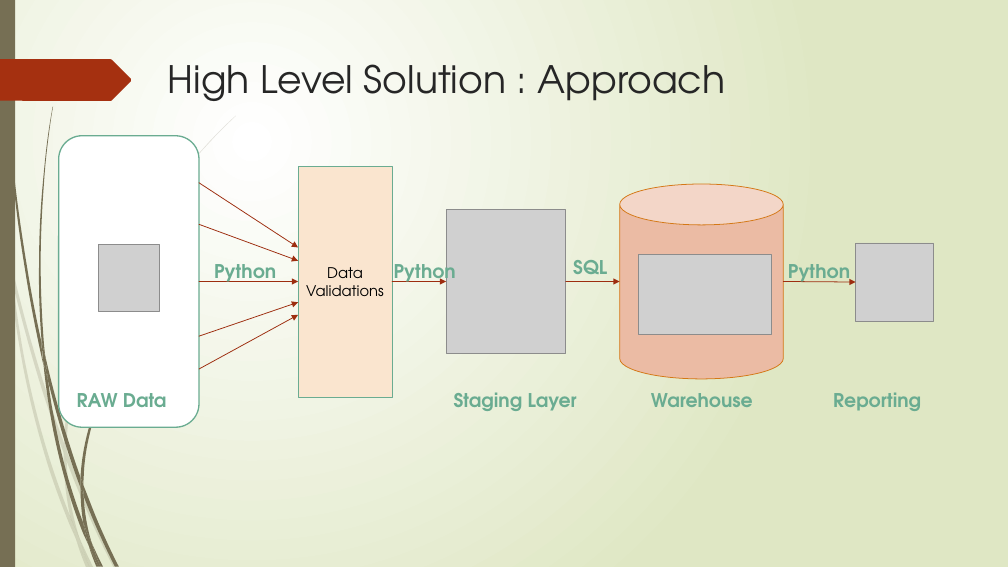
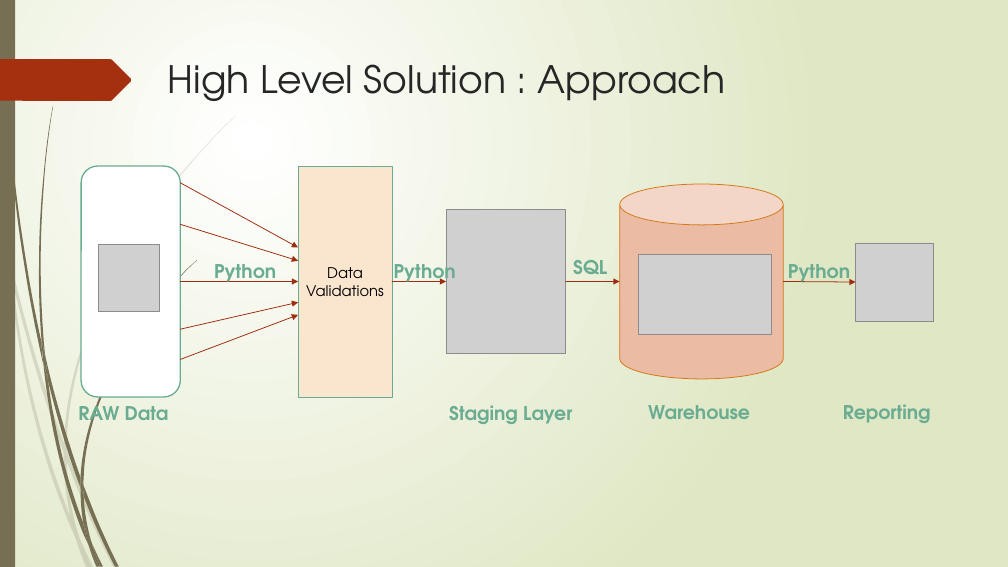
Before and after one commit to Kulamanipradhan0/knab_dwh, a slide deck: slide 6 of KPradhan_Knab_DWH_Presentation.pptx. Drawn at 1008x567 pixels with LibreOffice and Linux fonts; fonts in the diff are those of the drawing; grey boxes stand for pictures. Boxes give left, top, right and bottom in pixels: in the first picture for what was removed or moved away, otherwise in the second. Text is boxed around its words. In the diff, an @@ line names an element or a change of style, - is before the commit and + after.

```diff
--- a/KPradhan_Knab_DWH_Presentation.pptx
+++ b/KPradhan_Knab_DWH_Presentation.pptx
@@ rounded rectangle resized from (x1=59, y1=136, x2=200, y2=428) to (x1=81, y1=166, x2=180, y2=397) @@
@@ arrow moved from (199, 183) - (298, 247) to (181, 183) - (298, 247) @@
@@ arrow moved from (199, 225) - (298, 261) to (181, 225) - (298, 261) @@
@@ arrow moved from (199, 281) - (298, 281) to (181, 281) - (298, 281) @@
@@ arrow moved from (199, 337) - (298, 302) to (181, 329) - (298, 302) @@
@@ arrow moved from (199, 369) - (298, 315) to (181, 359) - (298, 315) @@
@@ text "RAW Data" rewrapped from (x1=77, y1=393, x2=167, y2=407) to (x1=78, y1=399, x2=169, y2=427) @@
@@ text "Staging Layer" moved from (x1=454, y1=392, x2=577, y2=411) to (x1=449, y1=405, x2=572, y2=424) @@
@@ text "Warehouse" moved from (x1=651, y1=393, x2=753, y2=407) to (x1=648, y1=405, x2=750, y2=419) @@
@@ text "Reporting" moved from (x1=833, y1=392, x2=921, y2=411) to (x1=843, y1=404, x2=931, y2=423) @@
```
Also in this commit, not shown: 7 other slides changed, 2 slides added, 1 slide removed, 1 other file.
